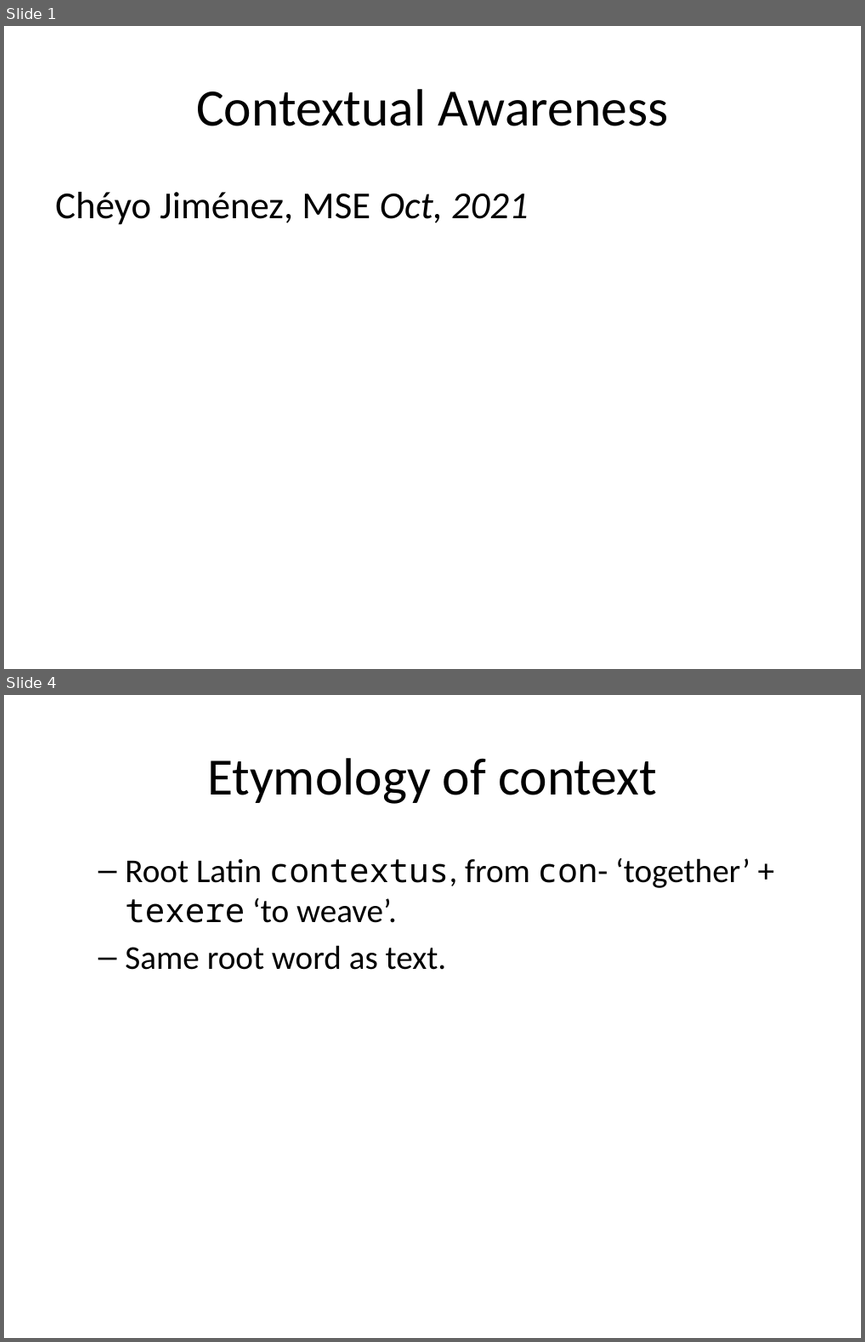
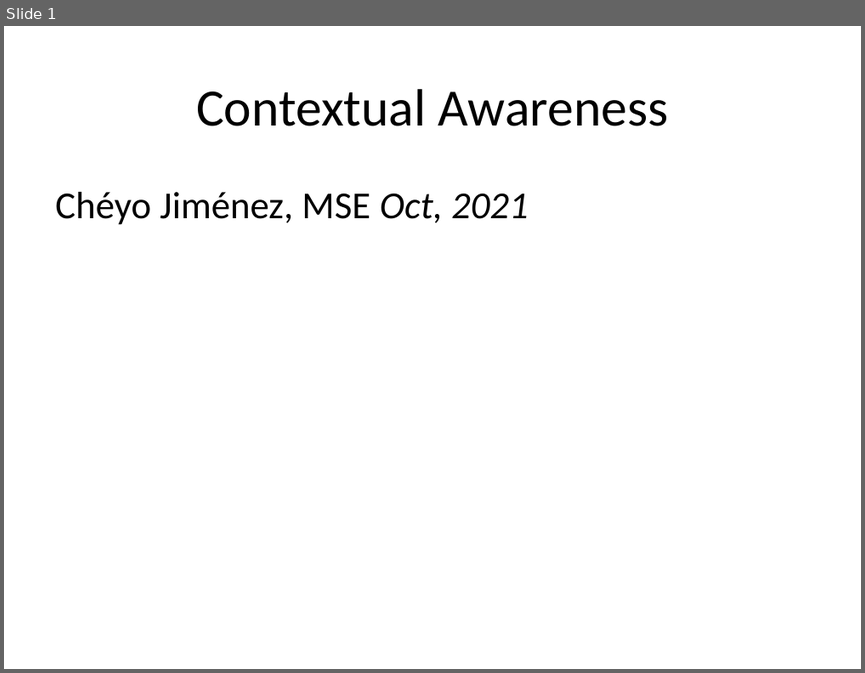
Before and after one commit to masters3d/ingenio, a slide deck: presentation/render/eng_contextual_awareness.pptx. Shown one above the other, each under a label of ours: slides 1 and 4 before the commit, slide 1 after it; the slides between them are not shown. The pictures are 865x1342 and 865x673 pixels, drawn with LibreOffice and Linux fonts; fonts in the diff are those of the drawing. Boxes give left, top, right and bottom in pixels: in the first picture for what was removed or moved away, otherwise in the second. Text is boxed around its words. In the diff, an @@ line names an element or a change of style, - is before the commit and + after.

```diff
--- a/presentation/render/eng_contextual_awareness.pptx
+++ b/presentation/render/eng_contextual_awareness.pptx
@@ slide 4 removed at (4,695,861,1338), background #FFFFFF @@
@@ title removed at (207,758,657,804) @@
-Etymology of context
@@ text removed at (125,858,750,970) @@
-  – Root Latin contextus, from con- ‘together’ + texere ‘to weave’.
-  – Same root word as text.
```
Also in this commit, not shown: 6 slides changed, 1 slide added, 7 other files.
